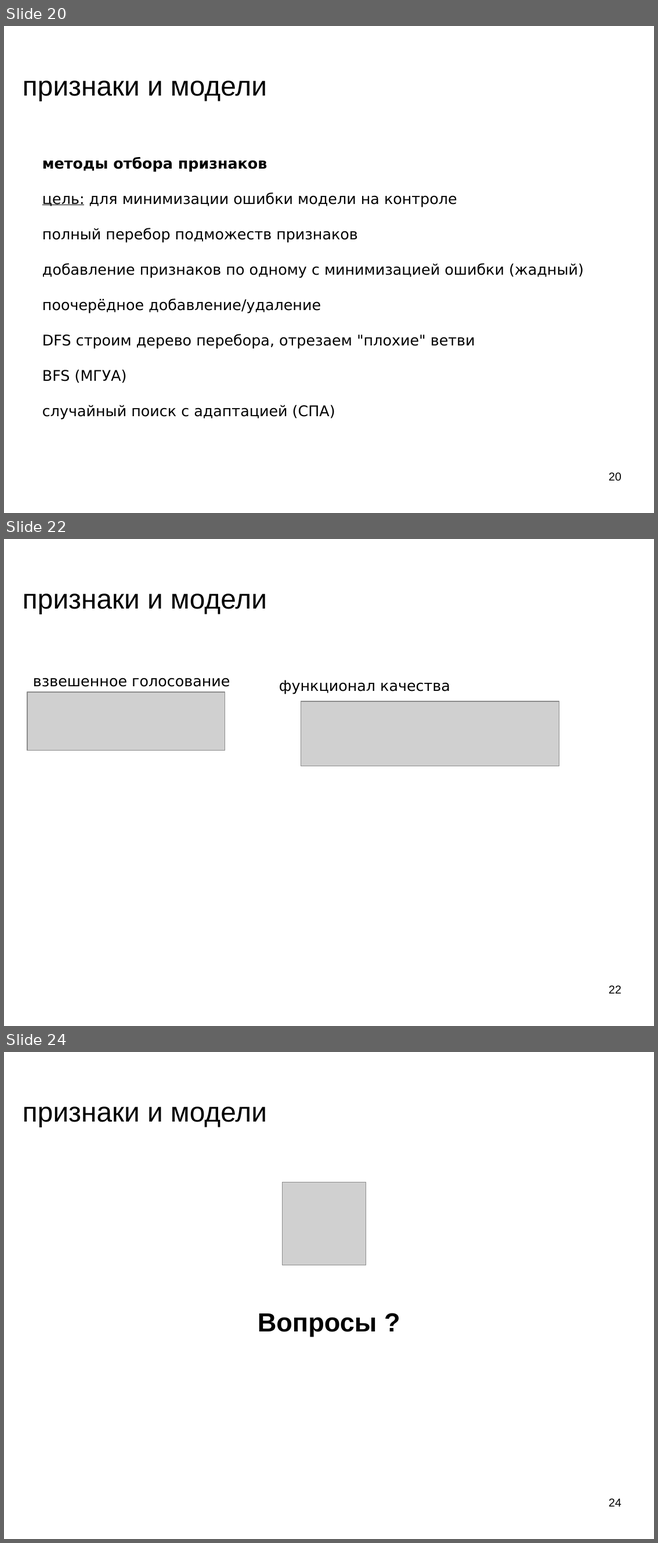
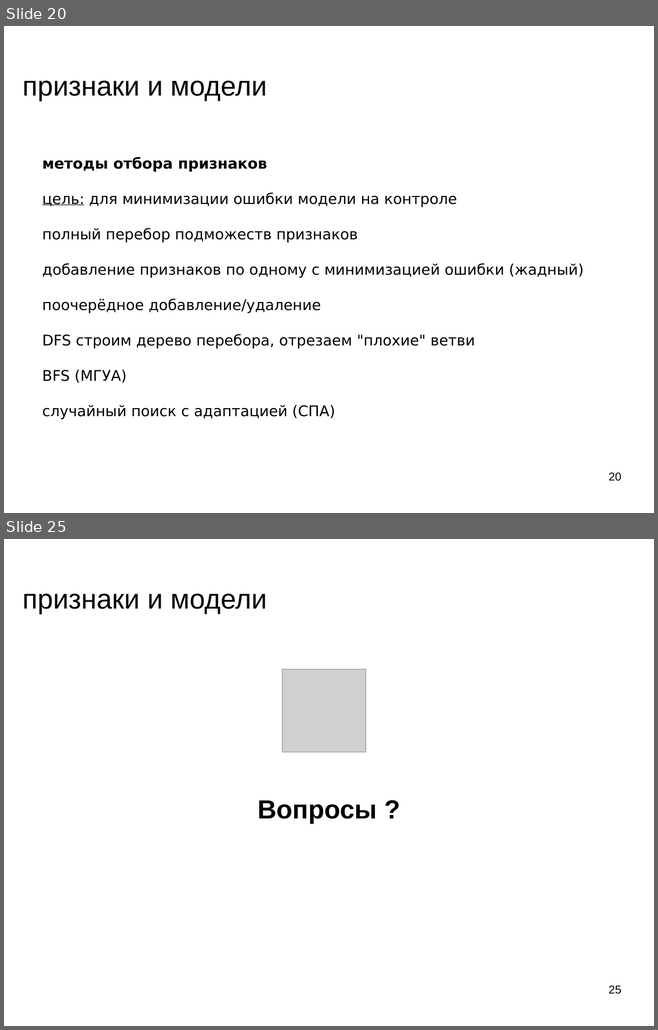
Before and after one commit to mechanoid5/ml_lectorium_legacy, a slide deck: 12-fetch-anomal.odp. Shown one above the other, each under a label of ours: slides 20, 22 and 24 before the commit, slides 20 and 25 after it; the slides between them are not shown. The pictures are 658x1543 and 658x1030 pixels, drawn with LibreOffice and Linux fonts; fonts in the diff are those of the drawing; grey boxes stand for pictures; background and template pictures are left out. Boxes give left, top, right and bottom in pixels: in the first picture for what was removed or moved away, otherwise in the second. Text is boxed around its words. In the diff, an @@ line names an element or a change of style, - is before the commit and + after.

```diff
--- a/12-fetch-anomal.odp
+++ b/12-fetch-anomal.odp
@@ slide 22 removed at (x1=4, y1=539, x2=654, y2=1026), background picture (left out) @@
@@ title removed at (x1=23, y1=594, x2=267, y2=614) @@
-признаки и модели
@@ text removed at (x1=33, y1=678, x2=230, y2=687) @@
-взвешенное голосование
@@ picture removed at (x1=27, y1=692, x2=224, y2=751) @@
@@ text removed at (x1=279, y1=680, x2=450, y2=694) @@
-функционал качества
@@ picture removed at (x1=301, y1=702, x2=558, y2=766) @@
@@ page number removed at (x1=608, y1=986, x2=621, y2=994) @@
-22
@@ what was slide 24 is now slide 25 @@
@@ page number at (x1=608, y1=986, x2=621, y2=994): text changed @@
-24
+25
```
Also in this commit, not shown: 2 slides changed, 2 slides added.
